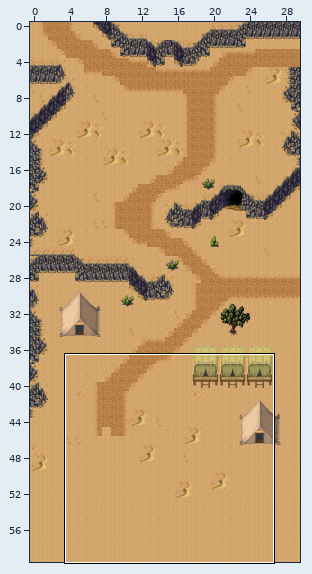
Two versions of a level (Tiled map, VoyageQuest/src/res/maps/Desert.tmx). The picture above shows the old version from afar; the outline marks the close-up.
Close-up. Before the commit:
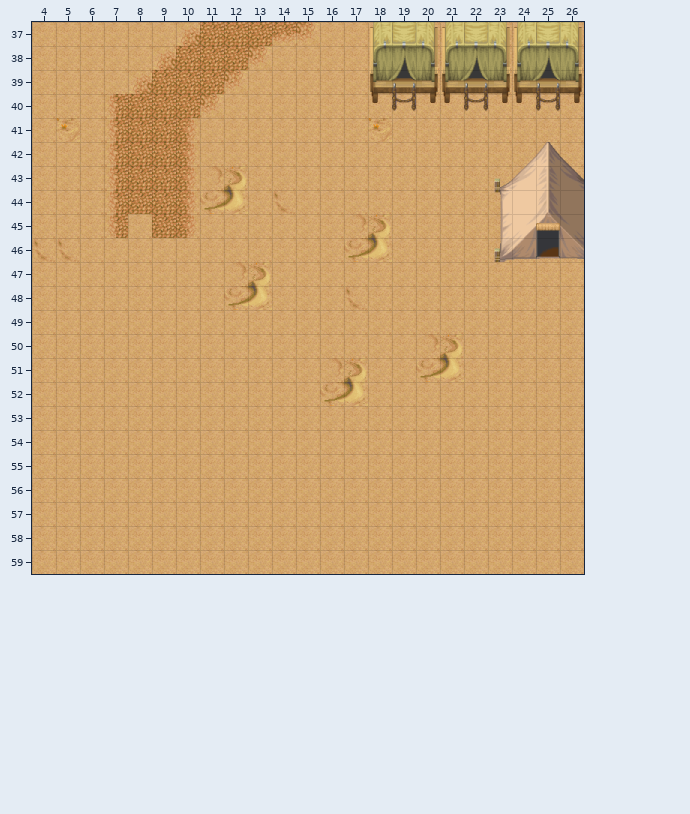
Cells are 64x64 px. Shown: x 4..26, y 37..59. The commit also changed other parts of the map, which this record leaves out.
New version:
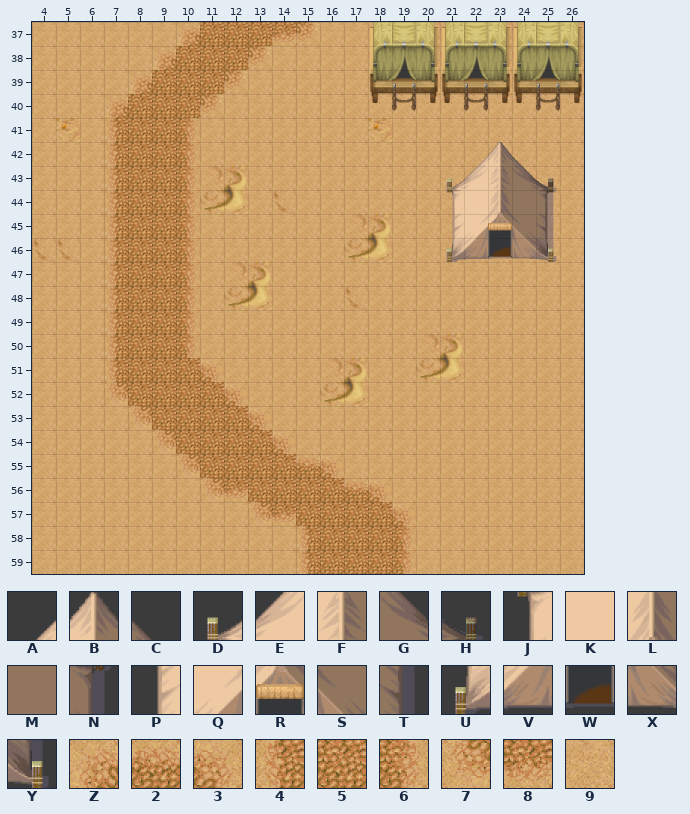
Key: from "MataraelfayForest4-Camp": A 1, B 2, C 3, D 16, E 17, F 18, G 19, H 20, J 32, K 33, L 34, M 35, N 36, P 48, Q 49, R 50, S 51, T 52, U 64, V 65, W 66, X 67, Y 68; from "desert_ground": Z 10, 2 11, 3 12, 4 26, 5 27, 6 28, 7 42, 8 43, 9 123.
_ is an empty cell.
From old to new:
{"where": "layer \"Grass and Ground\""}
{"y":40,"x":7,"old":"4","new":"Z"}
{"y":45,"x":8,"old":"9","new":"5"}
{"y":46,"x":7,"old":"9999","new":"4556"}
{"y":47,"x":7,"old":"9999","new":"4556"}
{"y":48,"x":7,"old":"9999","new":"4556"}
{"y":49,"x":7,"old":"9999","new":"4556"}
{"y":50,"x":7,"old":"9999","new":"4556"}
{"y":51,"x":7,"old":"99999","new":"45553"}
{"y":52,"x":7,"old":"999999","new":"755553"}
{"y":53,"x":8,"old":"999999","new":"755553"}
{"y":54,"x":9,"old":"999999","new":"755553"}
{"y":55,"x":10,"old":"9999999","new":"7555523"}
{"y":56,"x":11,"old":"99999999","new":"78555523"}
{"y":57,"x":13,"old":"9999999","new":"7855553"}
{"y":58,"x":15,"old":"99999","new":"45556"}
{"y":59,"x":15,"old":"99999","new":"45556"}
{"where": "layer \"Entity Layer\""}
{"y":42,"x":22,"old":"__ABC","new":"ABC__"}
{"y":43,"x":21,"old":"__DEFG","new":"DEFGH_"}
{"y":44,"x":21,"old":"__JKLM","new":"JKLMN_"}
{"y":45,"x":21,"old":"__PQRS","new":"PQRST_"}
{"y":46,"x":21,"old":"__UVWX","new":"UVWXY_"}
{"label":"changed","picture_box":[104,94,128,118]}
{"label":"changed","picture_box":[446,142,584,262]}
{"label":"changed","picture_box":[104,214,415,574]}
